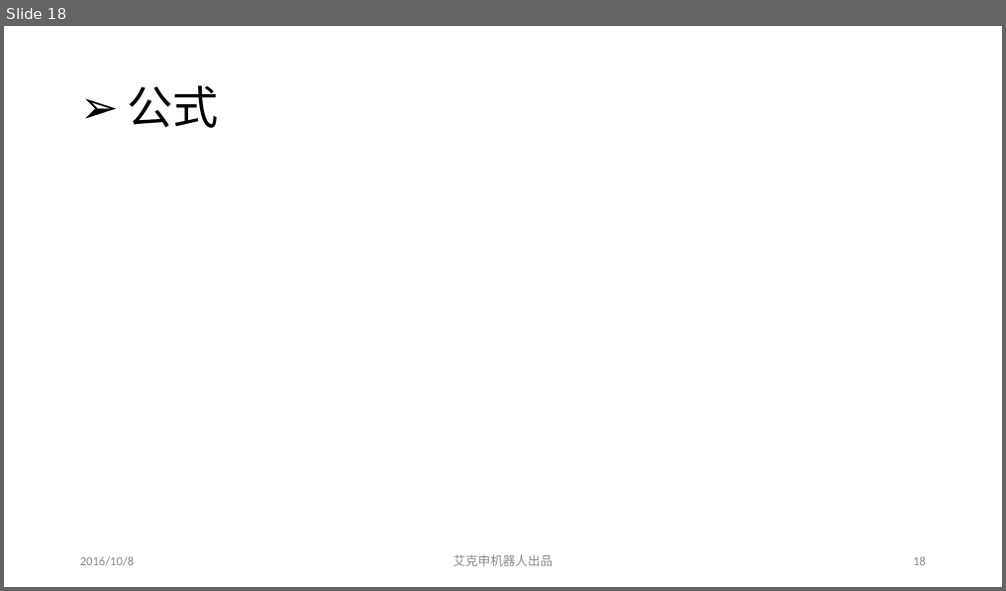
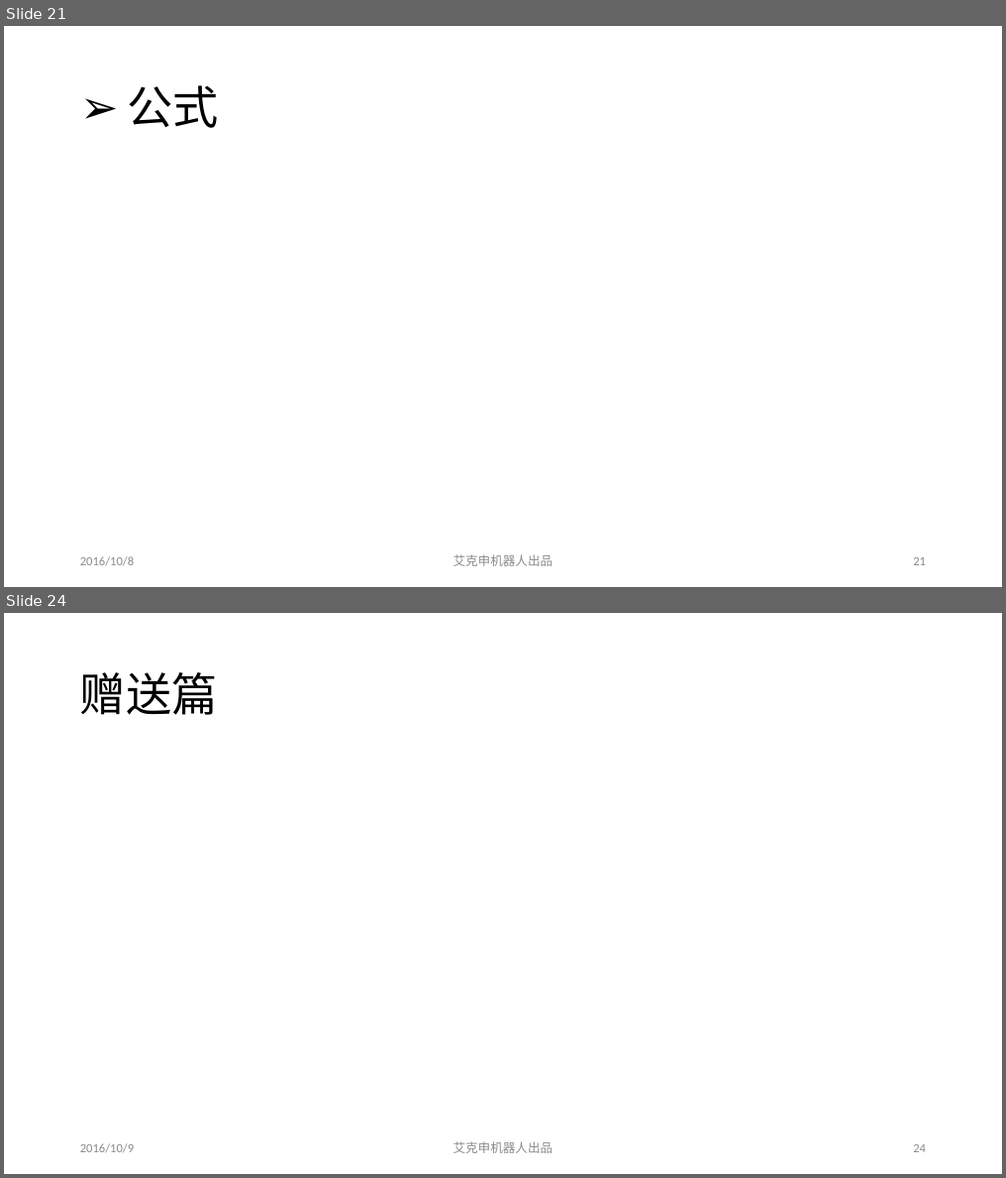
Before and after one commit to action-robot/MotionSDK, a slide deck: Doc/电机手册讲解.pptx. Shown one above the other, each under a label of ours: slide 18 before the commit, slides 21 and 24 after it; the slides between them are not shown. The pictures are 1006x591 and 1006x1178 pixels, drawn with LibreOffice and Linux fonts; fonts in the diff are those of the drawing; grey boxes stand for pictures; background and template pictures are left out. Boxes give left, top, right and bottom in pixels: in the first picture for what was removed or moved away, otherwise in the second. Text is boxed around its words. In the diff, an @@ line names an element or a change of style, - is before the commit and + after.

```diff
--- a/Doc/电机手册讲解.pptx
+++ b/Doc/电机手册讲解.pptx
@@ slide 24 added at bbox=[4, 613, 1002, 1174], background #FFFFFF @@
@@ title added at bbox=[80, 672, 218, 715], 44 pt, text #000000 @@
+赠送篇
@@ text added at bbox=[80, 1144, 134, 1154], 12 pt, text #8C8C8C @@
+2016/10/9
@@ text added at bbox=[453, 1142, 553, 1154], 12 pt, text #8C8C8C @@
+艾克申机器人出品
@@ page number added at bbox=[913, 1145, 926, 1153], 12 pt, text #8C8C8C @@
+24
@@ what was slide 18 is now slide 21 @@
@@ page number at bbox=[913, 558, 926, 566]: text changed @@
-18
+21
```
Also in this commit, not shown: 6 other slides added, 4 other files.
